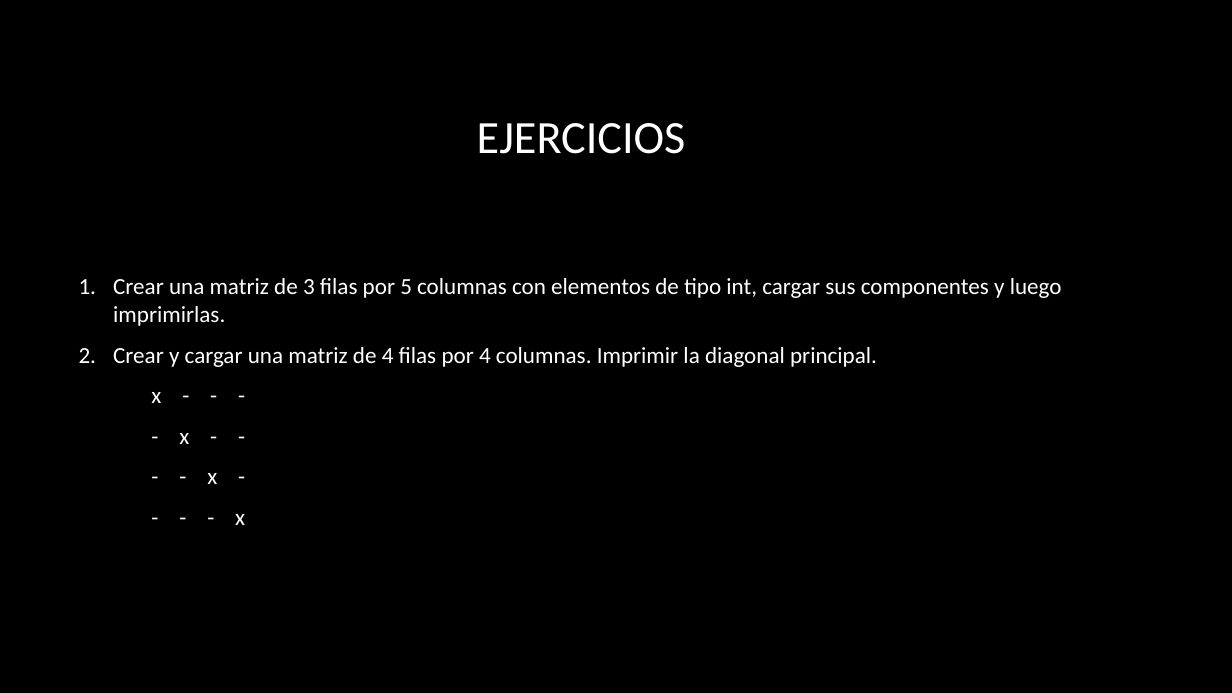
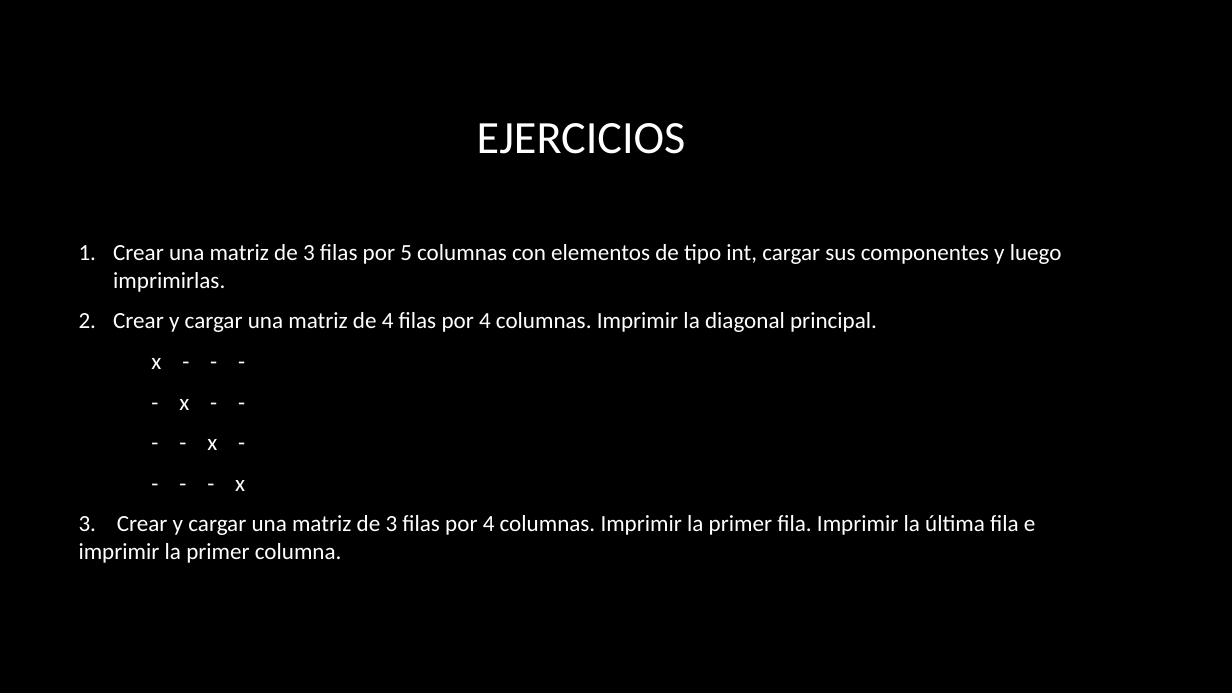
Before and after one commit to ejimenezdelgado/utn_progra1_2014, a slide deck: slide 8 of Presentations/Matrices.pptx. Drawn at 1232x693 pixels with LibreOffice and Linux fonts; fonts in the diff are those of the drawing; background and template pictures are left out. Boxes give left, top, right and bottom in pixels: in the first picture for what was removed or moved away, otherwise in the second. Text is boxed around its words. In the diff, an @@ line names an element or a change of style, - is before the commit and + after.

Commit message:
Matriz Practice

```diff
--- a/Presentations/Matrices.pptx
+++ b/Presentations/Matrices.pptx
@@ text at [79, 515, 1035, 563]: paragraph added @@
+3. Crear y cargar una matriz de 3 filas por 4 columnas. Imprimir la primer fila. Imprimir la última fila e imprimir la primer columna.
```
Also in this commit, not shown: 2 other files.
